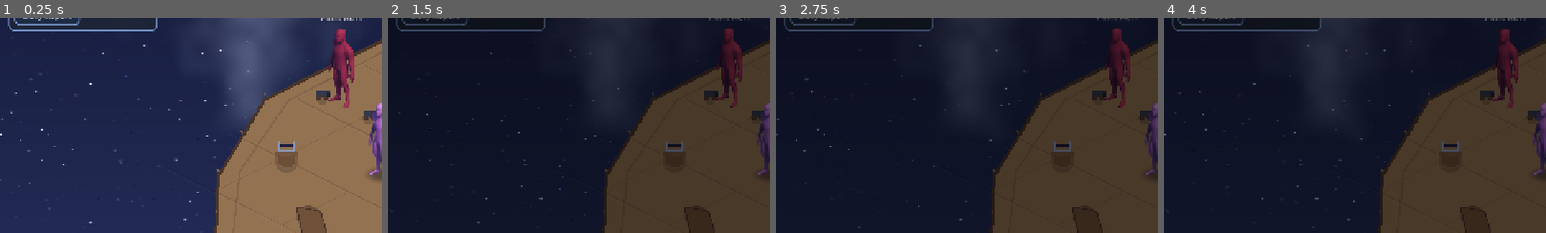
Above: before the commit, frames 1-4 (left to right).
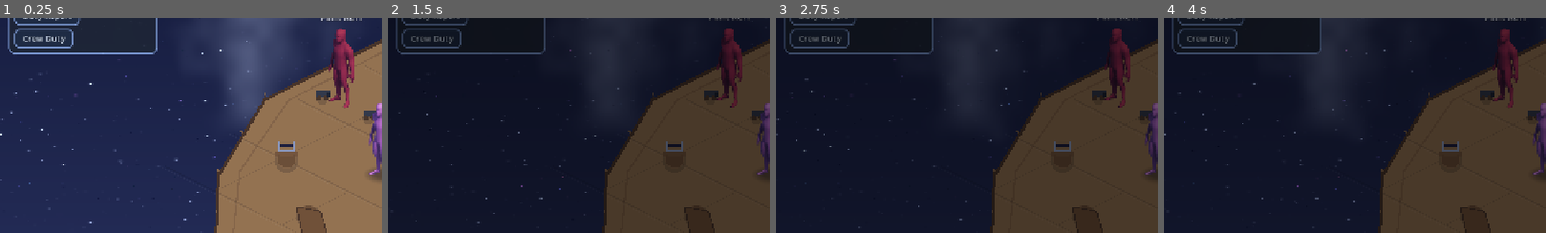
Above: after the commit, the same moments.

Repository: TairoyZone/shivaliva-shanty
Game: Godot game, scene res://levels/ship_deck/ship_deck.tscn
Two runs of this game, one before a commit and one after it. Both use one fixed random seed, a clock stepped at 60 frames per second and the inputs below. This scene is started directly instead of the project's main scene.
Inputs (mouse positions are % of the whole screen's width and height, from its top left):
- Up to frame 1 (0.25 s): no input
- Up to frame 2 (1.5 s): click (21, 95) at 0.52 s; type "12" at 0.6 s; click "0" at 1.25 s
- Up to frame 3 (2.75 s): click (97, 32) at 2.02 s
- Up to frame 4 (4 s): click (97, 40) at 2.77 s; click (97, 47) at 3.52 s
The pictures show only the part of the screen within x 0-50%, y 14-64%; the shares and areas given below are measured in that part.

The runs differ from the first frame. In frame 1, 1.3% of the frame differs, in the area x 2-42%, y 3-17%; in frame 2, 1.2%; in frame 3, 1.2%; in frame 4, 1.4%, in the area x 2-42%, y 4-17%.

Commit message:
feat(crew): duty-stations Phase 2 — the Crew Duty assignment panel
A cool deck-themed modal (interface/crew_duty/crew_duty_panel.gd): three station rows (Sailing/the Loft,
Repair/the Patchworks, Combat/boarding), each a crew picker (OptionButton) listing your recruited hands with
their rating for THAT station, so you post the best fit. Writes PlayerState.voyage_stations via
set_voyage_station (re-renders on change since a hand can only hold one post). Empty-crew hint points to
recruiting from a Profile. Launched from a new 'Crew Duty' button under the deck vitals (extracted a
_deck_button helper), hidden mid-boarding like the Duty Report. Still no mechanical effect — assign + persist
only. Verified: scan parses clean.

Co-Authored-By: Claude Opus 4.8 (1M context) <noreply@anthropic.com>

Diff:
--- /dev/null
+++ b/interface/crew_duty/crew_duty_panel.gd
@@ -0,0 +1,266 @@
+## CrewDutyPanel — assign your recruited crew to the voyage's three duty STATIONS (Sailing→the Loft,
+## Repair→the Patchworks, Combat→boarding). You man one station live each leg; the crew you post to the OTHER
+## two carry them by their CrewSkills rating. Opened from the deck's "Crew Duty" button. Cool deck-themed modal
+## (dim + panel + ESC + ModalFx). Writes PlayerState.voyage_stations via set_voyage_station. Built 2026-06-08.
+class_name CrewDutyPanel
+extends CanvasLayer
+
+
+const GROUP : StringName = &"crew_duty_panel"
+const INK : Color = Color(0.88, 0.93, 1.0, 1.0)
+const INK_SOFT : Color = Color(0.68, 0.76, 0.90, 1.0)
+const HEADER : Color = Color(0.62, 0.82, 1.0, 1.0)
+const FRAME : Color = Color(0.42, 0.58, 0.82, 1.0)
+const STARS : Color = Color(0.98, 0.86, 0.45, 1.0)
+
+var _panel : PanelContainer
+var _dim : ColorRect
+var _content : VBoxContainer
+var _was_paused : bool = false
+
+
+static func open(host: Node) -> void:
+
+	if host == null or host.get_tree() == null:
+		return
+	if host.get_tree().get_first_node_in_group(GROUP) != null:
+		return
+	host.get_tree().root.add_child(CrewDutyPanel.new())
+
+
+func _ready() -> void:
+
+	layer = 36
+	process_mode = Node.PROCESS_MODE_ALWAYS
+	add_to_group(GROUP)
+	_was_paused = get_tree().paused
+	get_tree().paused = true
+
+	_dim = ColorRect.new()
+	_dim.color = Color(0, 0, 0, 0.55)
+	_dim.set_anchors_preset(Control.PRESET_FULL_RECT)
+	_dim.mouse_filter = Control.MOUSE_FILTER_STOP
+	_dim.gui_input.connect(func(e: InputEvent) -> void:
+		if e is InputEventMouseButton and e.pressed and (e as InputEventMouseButton).button_index == MOUSE_BUTTON_LEFT:
+			_close())
+	add_child(_dim)
+
+	_panel = PanelContainer.new()
+	_panel.add_theme_stylebox_override("panel", _panel_style())
+	_panel.anchor_left = 0.5
+	_panel.anchor_top = 0.5
+	_panel.anchor_right = 0.5
+	_panel.anchor_bottom = 0.5
+	_panel.grow_horizontal = Control.GROW_DIRECTION_BOTH
+	_panel.grow_vertical = Control.GROW_DIRECTION_BOTH
+	_panel.offset_left = -250.0
+	_panel.offset_top = -210.0
+	_panel.offset_right = 250.0
+	_panel.offset_bottom = 210.0
+	add_child(_panel)
+
+	_content = VBoxContainer.new()
+	_content.add_theme_constant_override("separation", 10)
+	_panel.add_child(_content)
+
+	add_child(EscToClose.new(_close))
+	_render()
+	ModalFx.appear(_panel, _dim)
+
+
+func _exit_tree() -> void:
+
+	if get_tree() != null:
+		get_tree().paused = _was_paused
+
+
+# --- render -----------------------------------------------------------
+
+func _render() -> void:
+
+	for c in _content.get_children():
+		_content.remove_child(c)
+		c.queue_free()
+
+	var title : Label = Label.new()
+	title.text = "Crew Duty"
+	title.add_theme_font_size_override("font_size", 24)
+	title.add_theme_color_override("font_color", INK)
+	title.horizontal_alignment = HORIZONTAL_ALIGNMENT_CENTER
+	_content.add_child(title)
+
+	var sub : Label = Label.new()
+	sub.text = "Post a hand to each station — they carry it by their skill while you man another."
+	sub.add_theme_font_size_override("font_size", 13)
+	sub.add_theme_color_override("font_color", INK_SOFT)
+	sub.horizontal_alignment = HORIZONTAL_ALIGNMENT_CENTER
+	sub.autowrap_mode = TextServer.AUTOWRAP_WORD
+	_content.add_child(sub)
+	_content.add_child(_rule())
+
+	if PlayerState.crew.is_empty():
+		var none : Label = Label.new()
+		none.text = "No crew yet.\nRecruit a Confidant from their Profile, then post them here."
+		none.add_theme_font_size_override("font_size", 14)
+		none.add_theme_color_override("font_color", INK_SOFT)
+		none.horizontal_alignment = HORIZONTAL_ALIGNMENT_CENTER
+		none.autowrap_mode = TextServer.AUTOWRAP_WORD
+		_content.add_child(none)
+	else:
+		for station in CrewSkills.STATIONS:
+			_content.add_child(_station_row(station))
+
+	_content.add_child(_rule())
+	var row : HBoxContainer = HBoxContainer.new()
+	row.alignment = BoxContainer.ALIGNMENT_CENTER
+	var close : Button = _btn("Done")
+	close.pressed.connect(_close)
+	row.add_child(close)
+	_content.add_child(row)
+
+
+func _station_row(station: String) -> Control:
+
+	var card : PanelContainer = PanelContainer.new()
+	card.add_theme_stylebox_override("panel", _card_style())
+	var row : HBoxContainer = HBoxContainer.new()
+	row.add_theme_constant_override("separation", 10)
+	card.add_child(row)
+
+	# Station + post label.
+	var lab : VBoxContainer = VBoxContainer.new()
+	lab.add_theme_constant_override("separation", 0)
+	lab.size_flags_horizontal = Control.SIZE_EXPAND_FILL
+	lab.size_flags_vertical = Control.SIZE_SHRINK_CENTER
+	var name_l : Label = Label.new()
+	name_l.text = station
+	name_l.add_theme_font_size_override("font_size", 16)
+	name_l.add_theme_color_override("font_color", HEADER)
+	lab.add_child(name_l)
+	var post_l : Label = Label.new()
+	post_l.text = String(CrewSkills.STATION_POST.get(station, ""))
+	post_l.add_theme_font_size_override("font_size", 12)
+	post_l.add_theme_color_override("font_color", INK_SOFT)
+	lab.add_child(post_l)
+	row.add_child(lab)
+
+	# Crew picker — "— unmanned —" + each recruited hand with their rating for THIS station.
+	var pick : OptionButton = OptionButton.new()
+	pick.focus_mode = Control.FOCUS_NONE
+	pick.custom_minimum_size = Vector2(212, 34)
+	pick.size_flags_vertical = Control.SIZE_SHRINK_CENTER
+	pick.add_theme_font_size_override("font_size", 14)
+	pick.add_theme_color_override("font_color", INK)
+	_style_option(pick)
+	pick.add_item("—  unmanned")
+	pick.set_item_metadata(0, "")
+	var assigned : String = PlayerState.voyage_station_npc(station)
+	var sel : int = 0
+	var names : Array = PlayerState.crew.keys()
+	for i in names.size():
+		var who : String = String(names[i])
+		pick.add_item("%s   %s" % [_given(who), CrewSkills.stars(CrewSkills.rating(who, station))])
+		pick.set_item_metadata(i + 1, who)
+		if who == assigned:
+			sel = i + 1
+	pick.select(sel)
+	pick.item_selected.connect(func(idx: int) -> void: _on_pick(station, String(pick.get_item_metadata(idx))))
+	row.add_child(pick)
+	return card
+
+
+func _on_pick(station: String, npc_name: String) -> void:
+
+	PlayerState.set_voyage_station(station, npc_name)
+	_render()   # a hand can only hold one post, so assigning may have cleared another row — rebuild all
+
+
+# --- small builders ---------------------------------------------------
+
+func _given(npc_name: String) -> String:
+	var parts : PackedStringArray = npc_name.split(" ", false)
+	return parts[parts.size() - 1] if parts.size() > 0 else npc_name
+
+
+func _rule() -> Control:
+	var r : ColorRect = ColorRect.new()
+	r.color = Color(FRAME.r, FRAME.g, FRAME.b, 0.5)
+	r.custom_minimum_size = Vector2(0, 2)
+	return r
+
+
+func _close() -> void:
+	ModalFx.dismiss(self, _panel, _dim, _do_close)
+
+
+func _do_close() -> void:
+	queue_free()   # frees → _exit_tree restores the prior pause state
+
+
+func _panel_style() -> StyleBoxFlat:
+	var s : StyleBoxFlat = StyleBoxFlat.new()
+	s.bg_color = Color(0.09, 0.13, 0.21, 0.97)
+	s.border_color = FRAME
+	s.set_border_width_all(3)
+	s.set_corner_radius_all(14)
+	s.set_content_margin_all(20)
+	return s
+
+
+func _card_style() -> StyleBoxFlat:
+	var s : StyleBoxFlat = StyleBoxFlat.new()
+	s.bg_color = Color(0.13, 0.18, 0.28, 0.95)
+	s.border_color = Color(FRAME.r, FRAME.g, FRAME.b, 0.6)
+	s.set_border_width_all(1)
+	s.set_corner_radius_all(8)
+	s.content_margin_left = 12
+	s.content_margin_right = 12
+	s.content_margin_top = 8
+	s.content_margin_bottom = 8
+	return s
+
+
+func _style_option(o: OptionButton) -> void:
+	for state in ["normal", "hover", "pressed", "focus"]:
+		var s : StyleBoxFlat = StyleBoxFlat.new()
+		var bg : Color = Color(0.16, 0.22, 0.34, 0.96)
+		if state == "hover":
+			bg = bg.lightened(0.10)
+		elif state == "pressed":
+			bg = bg.darkened(0.10)
+		s.bg_color = bg
+		s.border_color = FRAME
+		s.set_border_width_all(1)
+		s.set_corner_radius_all(7)
+		s.content_margin_left = 10
+		s.content_margin_right = 10
+		s.content_margin_top = 5
+		s.content_margin_bottom = 5
+		o.add_theme_stylebox_override(state, s)
+
+
+func _btn(text: String) -> Button:
+	var b : Button = Button.new()
+	b.text = text
+	b.focus_mode = Control.FOCUS_NONE
+	b.add_theme_font_size_override("font_size", 16)
+	b.add_theme_color_override("font_color", INK)
+	b.add_theme_color_override("font_outline_color", Color(0, 0, 0, 0.85))
+	b.add_theme_constant_override("outline_size", 2)
+	for state in ["normal", "hover", "pressed"]:
+		var s : StyleBoxFlat = StyleBoxFlat.new()
+		var bg : Color = Color(0.14, 0.20, 0.32, 0.96)
+		if state == "hover":
+			bg = bg.lightened(0.12)
+		elif state == "pressed":
+			bg = bg.darkened(0.12)
+		s.bg_color = bg
+		s.border_color = FRAME
+		s.set_border_width_all(2)
+		s.set_corner_radius_all(8)
+		s.content_margin_left = 16
+		s.content_margin_right = 16
+		s.content_margin_top = 6
+		s.content_margin_bottom = 6
+		b.add_theme_stylebox_override(state, s)
+	return b
--- a/levels/ship_deck/ship_deck.gd
+++ b/levels/ship_deck/ship_deck.gd
@@ -90,6 +90,7 @@
 var _chart : VoyageChart         # the drawn voyage progress ribbon
 var _crossing : bool = false     # the ship is sailing between stops — stations locked, watch her make way
 var _report_btn : Button         # Duty Report button — hidden mid-boarding (its panel pauses the live melee)
+var _crew_btn : Button           # Crew Duty button — post crew to stations; hidden mid-boarding like the report
 var _glow : Glow                 # the pulsing halo on the active station — SLIDES between stations (never snaps)
 var _patch_glow : Glow           # a second halo on the Patchworks when the hull's holed
 
@@ -160,6 +161,8 @@
 	# while a boarding's in progress (you can read it again once the leg's banked).
 	if _report_btn != null:
 		_report_btn.visible = not BoardingMelee.has_active()
+	if _crew_btn != null:
+		_crew_btn.visible = not BoardingMelee.has_active()   # can't reshuffle the crew mid-boarding
 	_refresh_vitals()   # refresh the HULL + STARDUST bars (holes change as legs resolve)
 	if _arrived():
 		# Voyage's end. Also guards a redundant re-load so the last leg is never re-banked.
@@ -653,6 +656,13 @@
 	vitals.add_child(report_btn)
 	_report_btn = report_btn
 
+	# CREW DUTY — post your recruited crew to the voyage's stations (their skill carries the post you aren't
+	# manning). Same cool styling, grouped under the vitals.
+	var crew_btn : Button = _deck_button("Crew Duty")
+	crew_btn.pressed.connect(_open_crew_duty)
+	vitals.add_child(crew_btn)
+	_crew_btn = crew_btn
+
 	_refresh_vitals()
 
 
@@ -707,6 +717,42 @@
 	if id.is_empty():
 		return PlayerState.SHIP_MAX_HOLES_DEFAULT
 	return PlayerState.ship_max_holes(id)
+
+
+# Open the Crew Duty panel — post your crew to the voyage's stations.
+func _open_crew_duty() -> void:
+
+	CrewDutyPanel.open(self)
+
+
+# A cool deck-styled HUD button (matches the Duty Report button under the vitals).
+func _deck_button(text: String) -> Button:
+
+	var b : Button = Button.new()
+	b.text = text
+	b.focus_mode = Control.FOCUS_NONE
+	b.size_flags_horizontal = Control.SIZE_SHRINK_BEGIN
+	b.add_theme_font_size_override("font_size", 14)
+	b.add_theme_color_override("font_color", Color(0.86, 0.92, 1.0, 1.0))
+	b.add_theme_color_override("font_outline_color", Color(0, 0, 0, 0.85))
+	b.add_theme_constant_override("outline_size", 3)
+	for state in ["normal", "hover", "pressed"]:
+		var rs : StyleBoxFlat = StyleBoxFlat.new()
+		var rbg : Color = Color(0.12, 0.17, 0.27, 0.94)
+		if state == "hover":
+			rbg = rbg.lightened(0.10)
+		elif state == "pressed":
+			rbg = rbg.darkened(0.12)
+		rs.bg_color = rbg
+		rs.border_color = Palette.SKY_FRAME
+		rs.set_border_width_all(2)
+		rs.set_corner_radius_all(8)
+		rs.content_margin_left = 14
+		rs.content_margin_right = 14
+		rs.content_margin_top = 6
+		rs.content_margin_bottom = 6
+		b.add_theme_stylebox_override(state, rs)
+	return b
 
 
 # Open the YPP-style duty report (last leg's per-hand ratings) — one at a time.
Not shown, added: interface/crew_duty/crew_duty_panel.gd.uid
